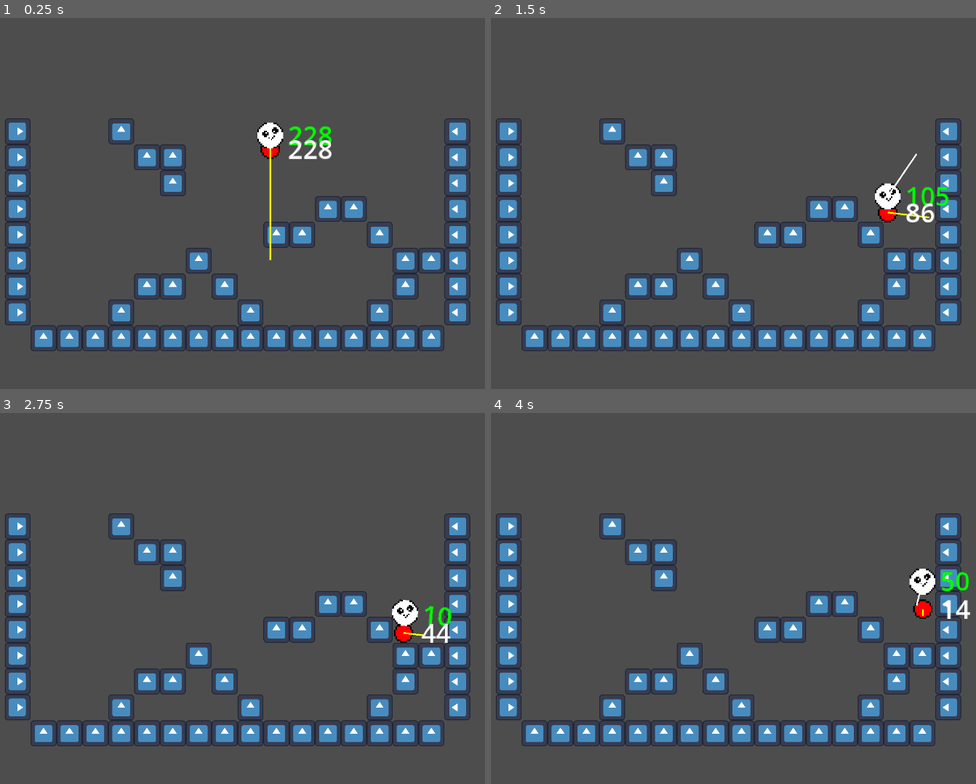
Above: before the commit, frames 1-4 (two rows, left to right).
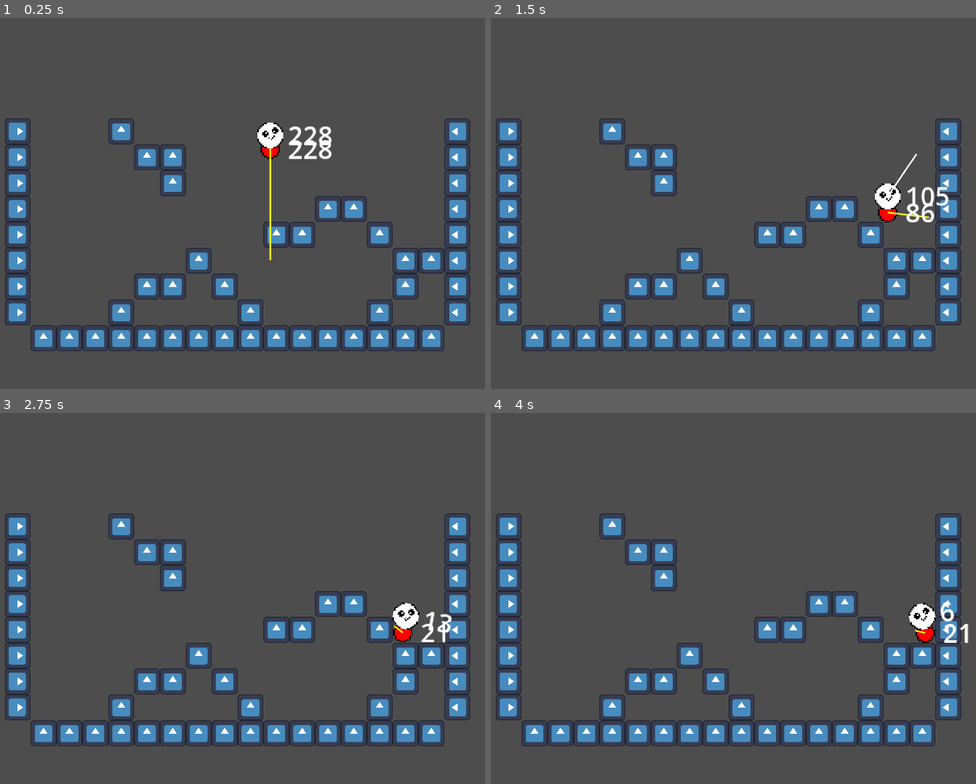
Above: after the commit, the same moments.

Repository: Victor-Boone/climbclimb
Game: Godot game, scene res://scenes/main.tscn
Two runs of this game, one before a commit and one after it. Both use one fixed random seed, a clock stepped at 60 frames per second and the inputs below. The engine's default icon, where the game draws it, is replaced by a stand-in: a white triangle on a blue panel in a dark square.
Inputs:
- Up to frame 1 (0.25 s): no input
- Up to frame 2 (1.5 s): hold Shift (climb) 0.53-1.28 s; hold D (move_right) from 0.53 s (still down); tap Space (jump) at 0.77 s; tap Shift (climb) at 1.35 s
- Up to frame 3 (2.75 s): tap Space (jump) at 1.52 s; release D (move_right) at 2.03 s; hold A (move_left) from 2.03 s (still down); hold Shift (climb) from 2.03 s (still down)
- Up to frame 4 (4 s): release A (move_left) at 2.78 s; release Shift (climb) at 2.78 s; hold D (move_right) from 2.78 s (still down); tap Shift (climb) at 2.85 s; tap Space (jump) at 3.02, 3.77 s; hold Shift (climb) from 3.53 s (still down)

The runs differ from the first frame. In frame 1, 0.2% of the frame differs, in the area x 59-69%, y 29-35%; in frame 2, 0.2%; in frame 3, 0.6%; in frame 4, 1.2%, in the area x 86-99%, y 41-62%.

Commit message:
[Slimecat] Factor: move_and_bounce().

Diff:
--- a/scenes/bodypart.gd
+++ b/scenes/bodypart.gd
@@ -7,6 +7,10 @@
    that no body part can collide with another. "Collisions" between body parts
    must be managed by strings/poles or other mechanisms.
 """
+
+@export_range(0.0, 1.0) var BOUNCE_FACTOR_X: float = 1.0
+@export_range(0.0, 1.0) var BOUNCE_FACTOR_Y: float = 1.0
+const MAX_BOUNCE_STEPS: int = 5
 
 func get_radius() -> float:
 	return $CollisionShape2D.get_shape().get_radius()
@@ -21,3 +25,24 @@
 func _update_velocity_vector() -> void:
 	$DebugVector/Line2D.set_point_position(1, 0.3 * velocity)
 	$DebugVector/Label.text = str(int(velocity.length()))
+
+func move_and_bounce(delta: float):
+	"""
+	Move and bounce the bodypart around.
+
+	- On collision, the bodypart bounces with respect to the normal of the
+	  collided object.
+	"""
+	var butt_budget: float = delta
+	for step in range(MAX_BOUNCE_STEPS):
+		var p_init = position
+		var butt_collision = move_and_collide(velocity * butt_budget)
+		var dp = position - p_init
+		var dt = dp.length() / velocity.length()
+		butt_budget -= dt
+		if butt_collision:
+			# TODO: retrieve the bouncing attributes of the material
+			velocity = velocity.bounce(butt_collision.get_normal())
+			velocity.x *= BOUNCE_FACTOR_X
+			velocity.y *= BOUNCE_FACTOR_Y
+		if butt_budget < 1e-5: break
--- a/scenes/slimecat.gd
+++ b/scenes/slimecat.gd
@@ -9,8 +9,6 @@
 @export_range(0.0, 1.0) var GRAVITY_SCALING : float = 1.0
 @export var AIR_FRICTION: float = 0.0
 @export var GROUND_FRICTION: float = 0.99
-@export_range(0.0, 1.0) var BOUNCE_FACTOR_X: float = 0.6
-@export_range(0.0, 1.0) var BOUNCE_FACTOR_Y: float = 0.5
 @export_range(0.0, 10.0) var STANDING_STRENGTH: float = 25.0
 @export_range(0.0, 10.0) var IDEAL_ANGLE_SPEED: float = 2.0
 const STILL_ANGLE = 1.5 * PI
@@ -159,39 +157,8 @@
 func _apply_velocity(delta) -> void:
 	""" Move Butt and Head. """
 	# Butt movement
-	var butt_budget: float = delta
-	for step in range(5):
-		var p_init = $Butt.position
-		var butt_collision = $Butt.move_and_collide($Butt.velocity * butt_budget)
-		var dp = $Butt.position - p_init
-		var dt = dp.length() / $Butt.velocity.length()
-		butt_budget -= dt
-		if butt_collision:
-			$Butt.velocity = $Butt.velocity.bounce(butt_collision.get_normal())
-			$Butt.velocity.x *= BOUNCE_FACTOR_X
-			$Butt.velocity.y *= BOUNCE_FACTOR_Y
-		if butt_budget < 1e-5: break
-
-	#if true: # not $Butt.is_on_floor() and abs($Butt.velocity.y) > 50.0:
-		#$Butt.set_label_color(Color.GREEN)
-		#var butt_collision = $Butt.move_and_collide($Butt.velocity * delta)
-		#if butt_collision:
-			#$Butt.velocity = BOUNCE_FACTOR * $Butt.velocity.bounce(butt_collision.get_normal())
-	#else:
-		#$Butt.set_label_color(Color.WHITE)
-		#$Butt.move_and_slide()
-		#
-	# Head movement
-	# if not $Head.is_on_floor() and $Head.velocity.length() > 50.0:
-	if true: # not $Head.is_on_wall() and $Head.velocity.length() > 50.0:
-		$Head.set_label_color(Color.GREEN)
-		var head_collision = $Head.move_and_collide($Head.velocity * delta)
-		if head_collision:
-			# print("Head collided with ", head_collision.get_collider().name)
-			$Head.velocity = BOUNCE_FACTOR_Y * $Head.velocity.bounce(head_collision.get_normal())
-	else:
-		$Head.set_label_color(Color.WHITE)
-		$Head.move_and_slide()
+	$Butt.move_and_bounce(delta)
+	$Head.move_and_bounce(delta)
 
 
 func _apply_air_friction(delta) -> void:
@@ -201,7 +168,7 @@
 func _physics_process(delta: float) -> void:
 	movement_manager()
 	_correct_velocity(delta)
-	_apply_ground_friction(delta)
+	# _apply_ground_friction(delta)
 	# _apply_air_friction(delta)
 	_apply_gravity(delta)
 	_apply_velocity(delta)
--- a/scenes/slimecat.tscn
+++ b/scenes/slimecat.tscn
@@ -17,6 +17,8 @@
 IDEAL_ANGLE_SPEED = 0.454
 
 [node name="Butt" parent="." unique_id=2109655211 instance=ExtResource("4_mgm2w")]
+BOUNCE_FACTOR_X = 0.6
+BOUNCE_FACTOR_Y = 0.5
 
 [node name="Sprite2D" parent="Butt" index="0" unique_id=1858372290]
 modulate = Color(1, 0, 0, 1)
@@ -35,6 +37,8 @@
 
 [node name="Head" parent="." unique_id=1432764235 instance=ExtResource("4_mgm2w")]
 position = Vector2(7, -22)
+BOUNCE_FACTOR_X = 0.6
+BOUNCE_FACTOR_Y = 0.5
 
 [node name="Sprite2D" parent="Head" index="0" unique_id=1858372290]
 texture = ExtResource("3_dr1d1")
